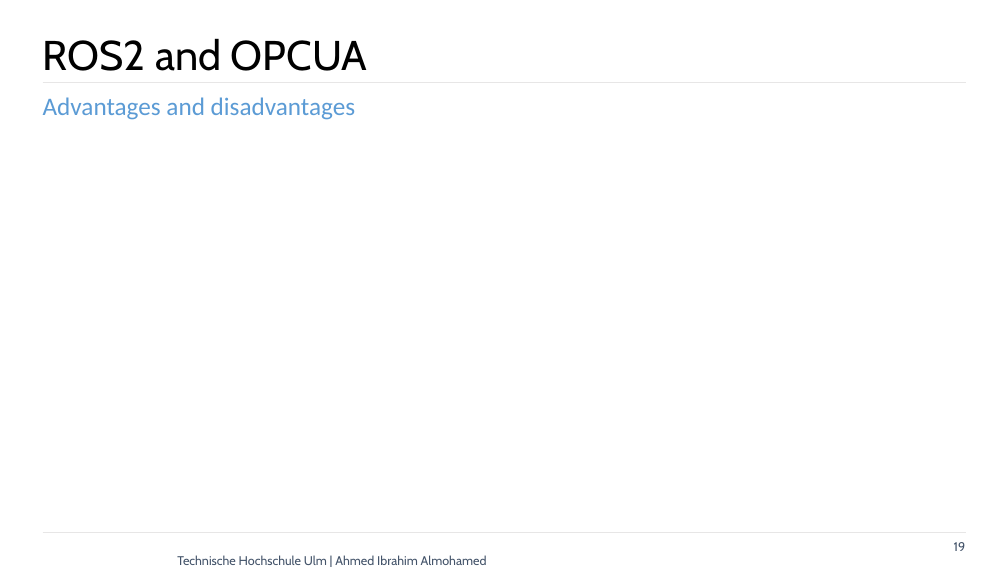
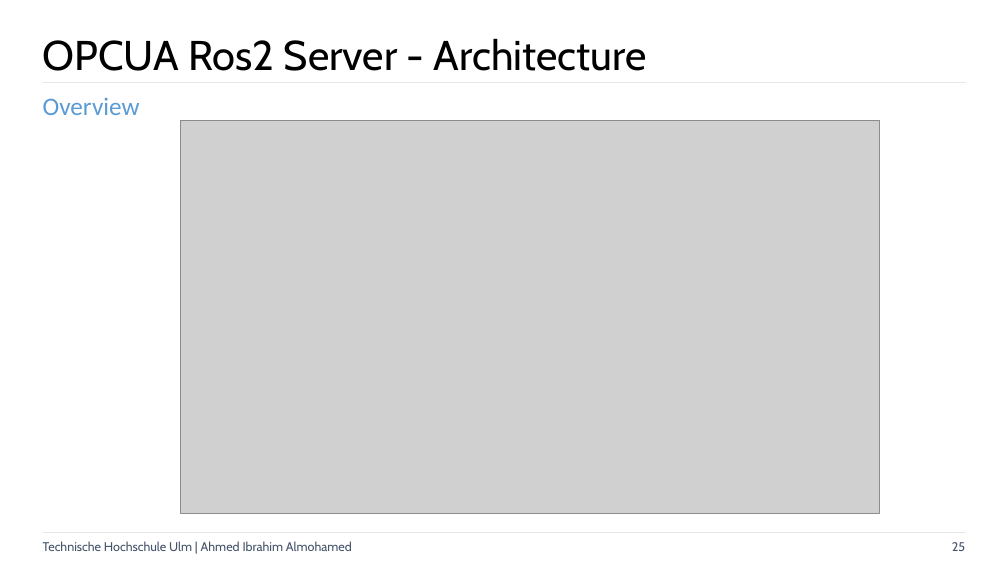
Before and after one commit to aialmohamed/MPA_KR3_Digital_Twin, a slide deck: slide 25 of Documents/Presentations/Meeting_21_11_2024.pptx (slide 19 before the commit). Drawn at 1008x567 pixels with LibreOffice and Linux fonts; fonts in the diff are those of the drawing; grey boxes stand for pictures; background and template pictures are left out. Boxes give left, top, right and bottom in pixels: in the first picture for what was removed or moved away, otherwise in the second. Text is boxed around its words. In the diff, an @@ line names an element or a change of style, - is before the commit and + after.

Commit message:
Update : presentation 21.11

```diff
--- a/Documents/Presentations/Meeting_21_11_2024.pptx
+++ b/Documents/Presentations/Meeting_21_11_2024.pptx
@@ title at (x1=43, y1=38, x2=647, y2=71): text changed @@
-ROS2 and OPCUA
+OPCUA Ros2 Server - Architecture
@@ text at (x1=43, y1=98, x2=140, y2=115): text changed @@
-Advantages and disadvantages
+Overview
@@ picture added at (x1=181, y1=120, x2=880, y2=513) @@
@@ text "Technische Hochschule Ulm | Ahmed ..." moved from (x1=177, y1=555, x2=487, y2=565) to (x1=43, y1=541, x2=352, y2=551) @@
@@ page number at (x1=952, y1=542, x2=965, y2=551): text changed @@
-19
+25
```
Also in this commit, not shown: 3 other slides changed, 7 slides added.
